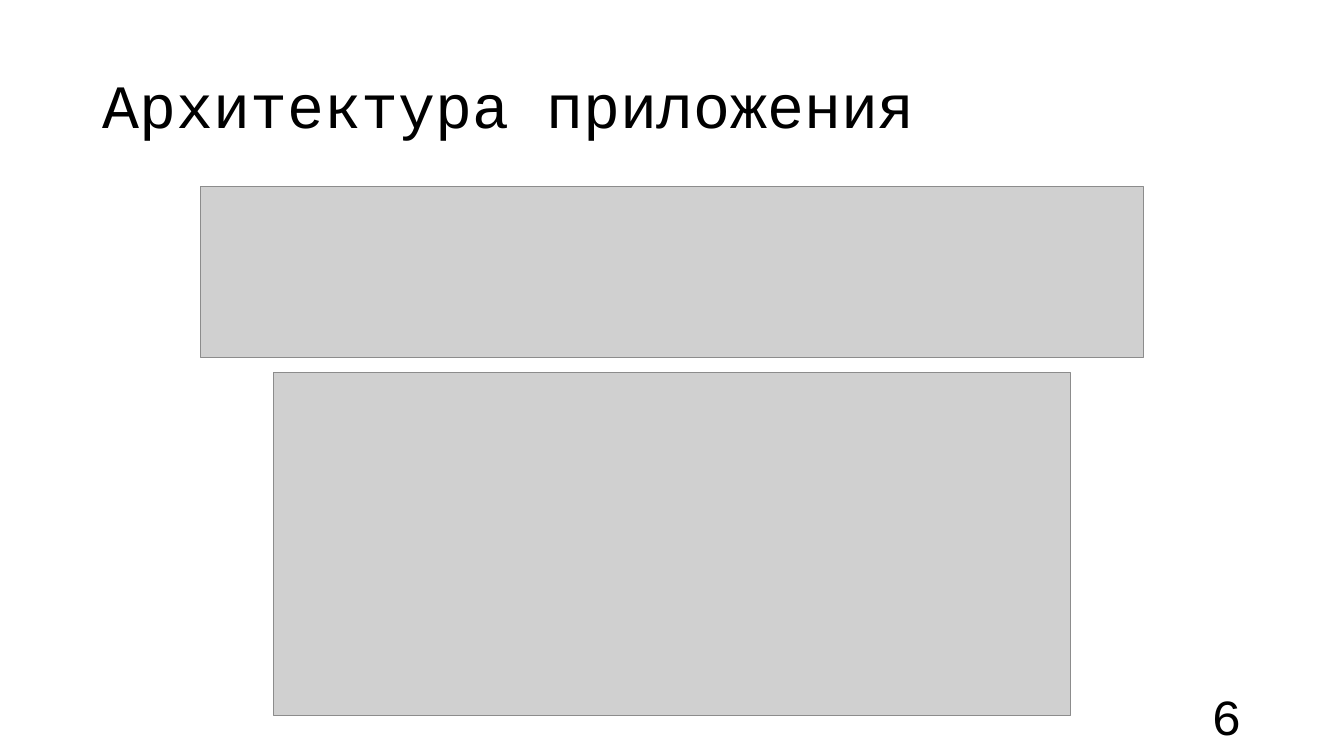
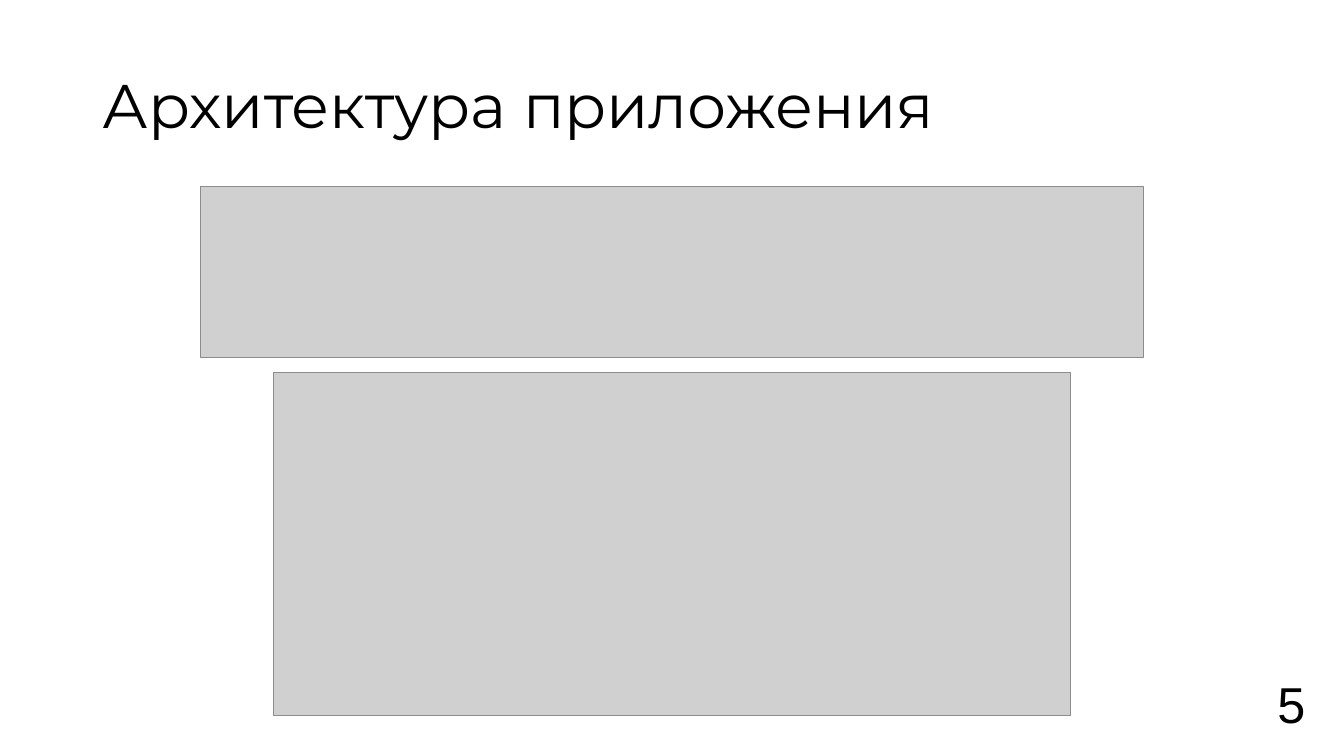
Before and after one commit to vafeenLabs/coursework-report_6-semester, a slide deck: slide 5 of Vafeen_3_61_presentation.pptx (slide 6 before the commit). Drawn at 1344x756 pixels with LibreOffice and Linux fonts; fonts in the diff are those of the drawing; grey boxes stand for pictures. Boxes give left, top, right and bottom in pixels: in the first picture for what was removed or moved away, otherwise in the second. Text is boxed around its words. In the diff, an @@ line names an element or a change of style, - is before the commit and + after.

```diff
--- a/Vafeen_3_61_presentation.pptx
+++ b/Vafeen_3_61_presentation.pptx
@@ title "Архитектура приложения" at <box>103,85,934,141</box>: font Courier New to Montserrat @@
@@ page number at <box>1277,688,1305,724</box>: text changed; font Courier New to Arial @@
-6
+5
```
Also in this commit, not shown: 11 other slides changed, 1 slide added, 1 slide removed, 1 other file.
